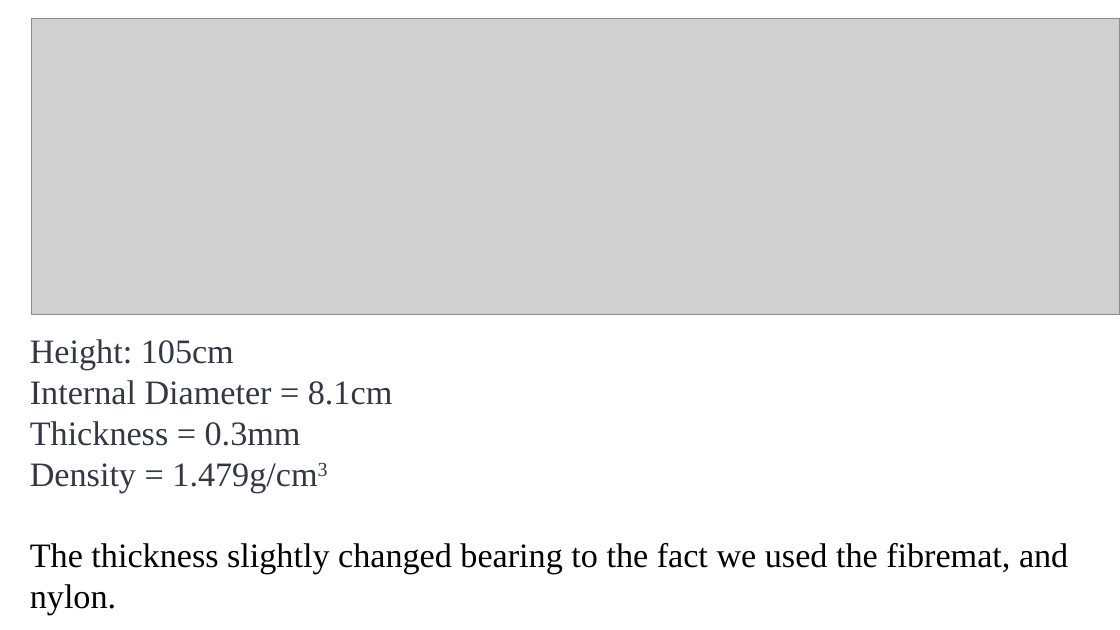
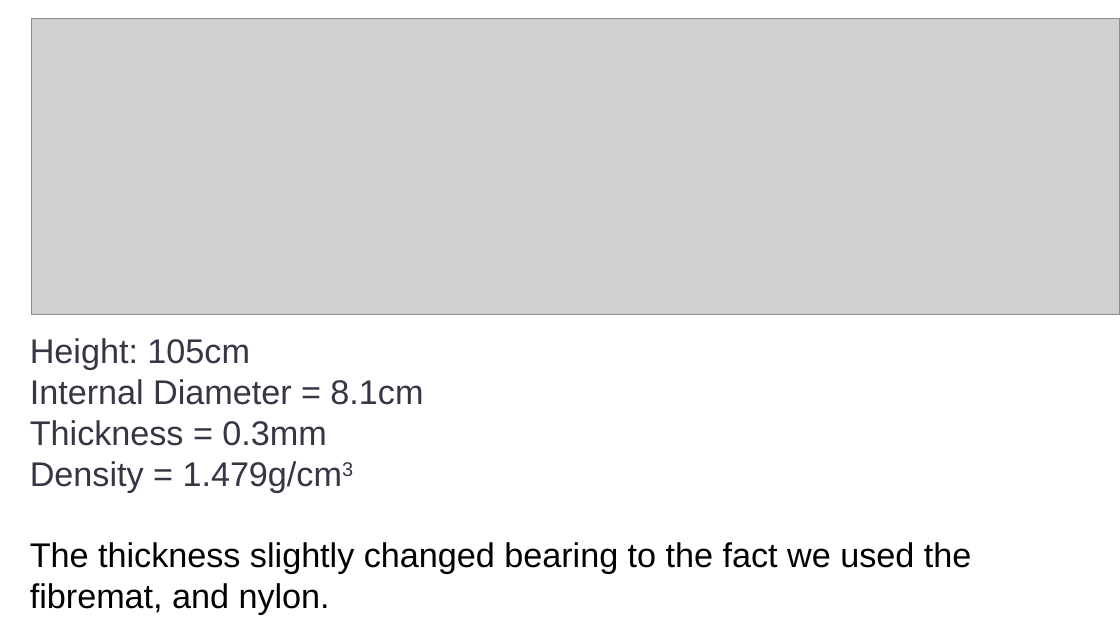
Before and after one commit to nakujaproject/internship2023, a slide deck: slide 14 of airframe-team/week 8/AIRFRAME PROGRESS REPORT _WEEK 8.pptx (slide 4 before the commit). Drawn at 1120x630 pixels with LibreOffice and Linux fonts; fonts in the diff are those of the drawing; grey boxes stand for pictures. Boxes give left, top, right and bottom in pixels: in the first picture for what was removed or moved away, otherwise in the second. Text is boxed around its words. In the diff, an @@ line names an element or a change of style, - is before the commit and + after.

```diff
--- a/airframe-team/week 8/AIRFRAME PROGRESS REPORT _WEEK 8.pptx
+++ b/airframe-team/week 8/AIRFRAME PROGRESS REPORT _WEEK 8.pptx
@@ text "Height: 105cm" at [30, 338, 423, 492]: font Times New Roman to Arial @@
@@ text "The thickness slightly changed bearing ..." at [30, 542, 971, 615]: font Times New Roman to Arial @@
```
Also in this commit, not shown: 4 other slides changed, 15 slides added, 2 slides removed, 11 other files.
